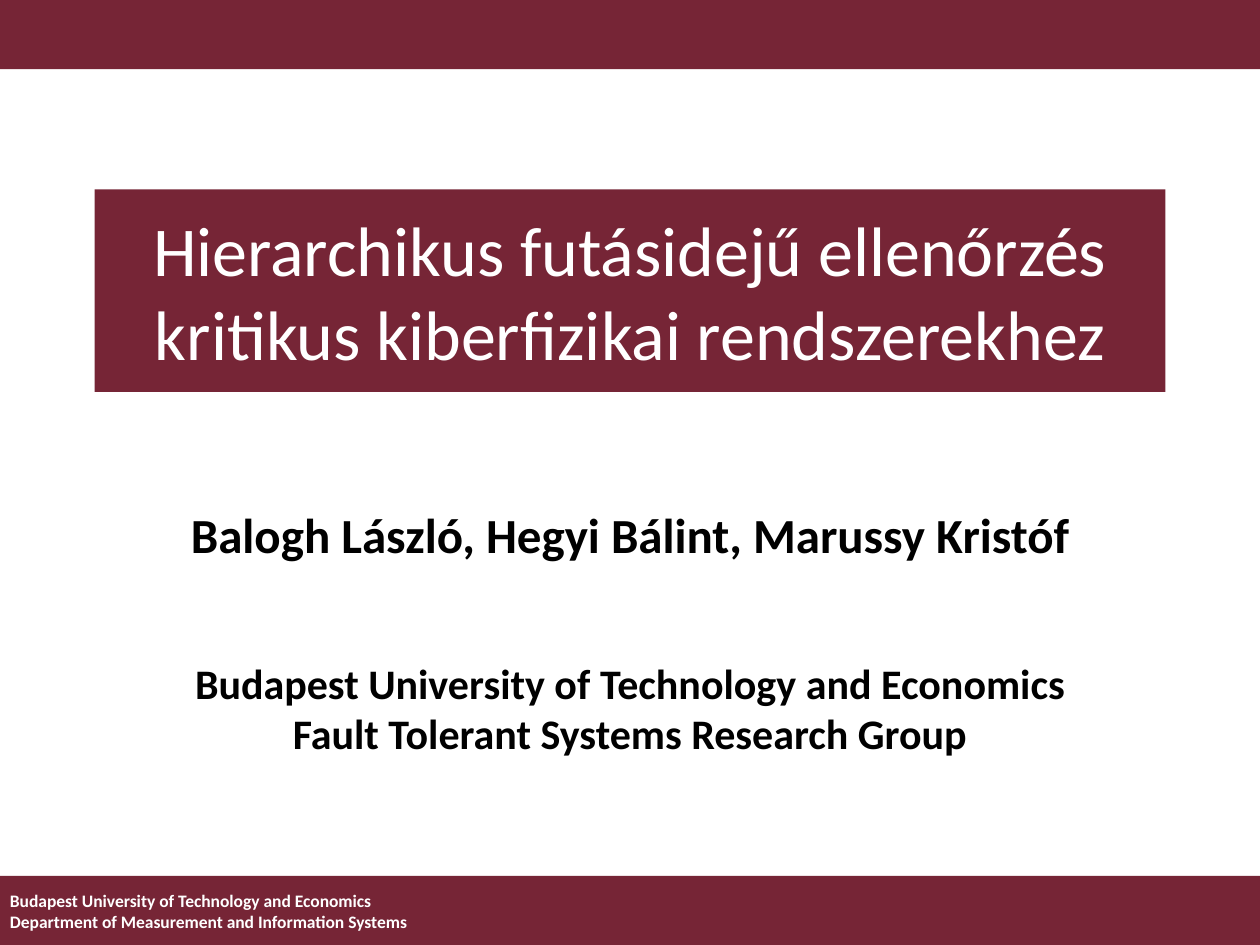
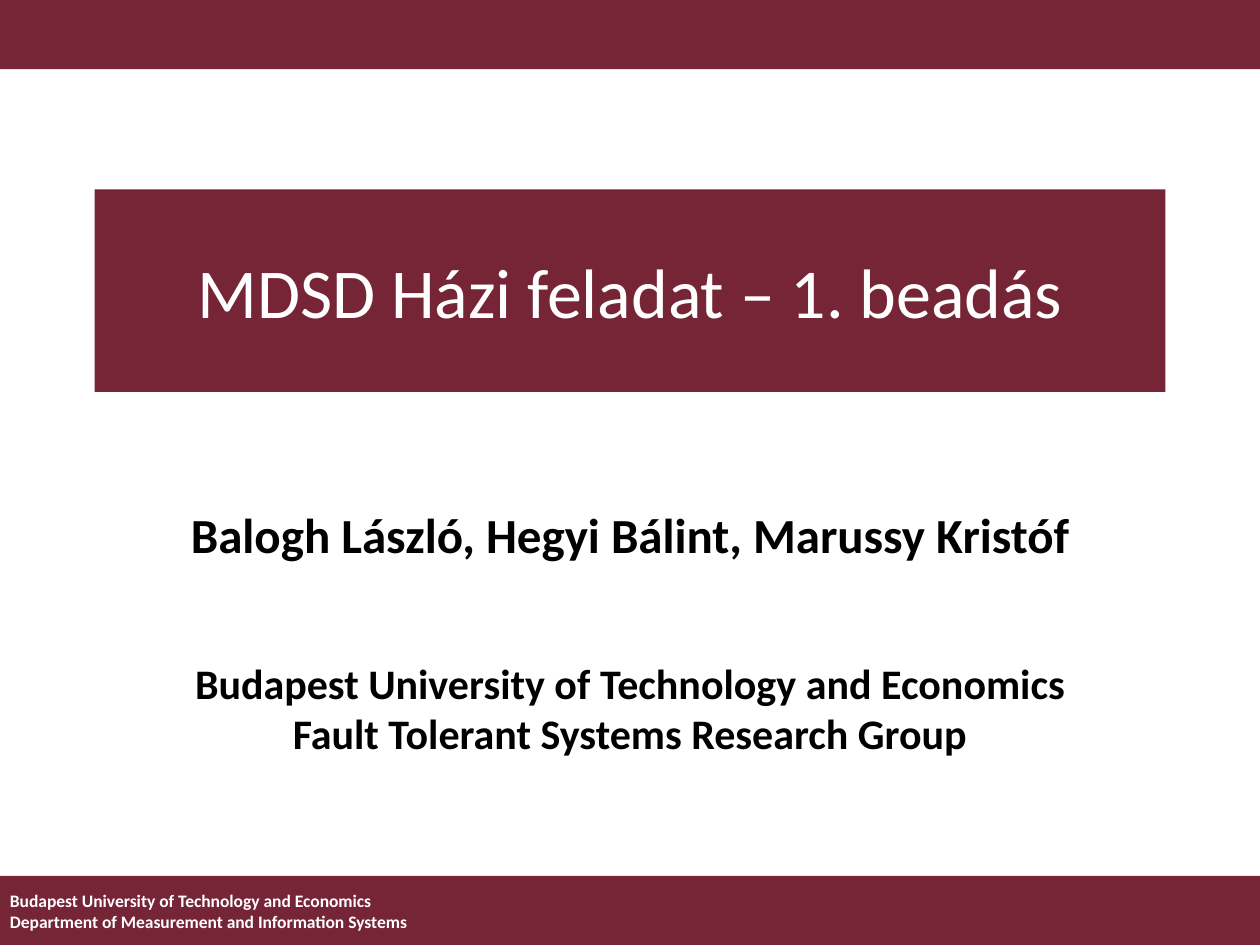
Before and after one commit to FTSRG-MDSD/MDSD-2016-kortargyalo, a slide deck: slide 1 of Presentations/01/mdsd1.pptx. Drawn at 1260x945 pixels with LibreOffice and Linux fonts; fonts in the diff are those of the drawing; background and template pictures are left out. Boxes give left, top, right and bottom in pixels: in the first picture for what was removed or moved away, otherwise in the second. Text is boxed around its words. In the diff, an @@ line names an element or a change of style, - is before the commit and + after.

```diff
--- a/Presentations/01/mdsd1.pptx
+++ b/Presentations/01/mdsd1.pptx
@@ title at (x1=197, y1=269, x2=1063, y2=319): text changed @@
-Hierarchikus futásidejű ellenőrzés kritikus kiberfizikai rendszerekhez
+MDSD Házi feladat – 1. beadás
```
Also in this commit, not shown: 4 slides added, 1 slide removed, 11 other files.
